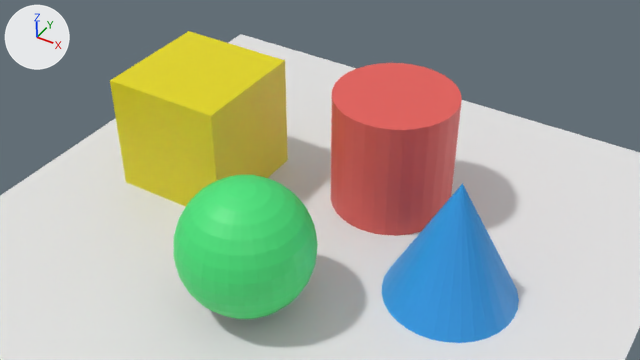
The Blender file app/src/public/3d/simple-scene.blend: old version first, new version second.
The view is the same before and after, from the file's camera 'Camera'. Arrows for +X, +Y and +Z are at upper left; the lights stay in place.

The scene before the commit, as lines of its bpy script (objects in view):
```python
me_cube = bpy.data.meshes.new('Cube')
me_cube.from_pydata(...)  # a box spanning x -1.0..1.0, y -1.0..1.0, z -1.0..1.0
me_cube.materials.append(mat_yellow)  # yellow #e7db00
me_cylinder = bpy.data.meshes.new('Cylinder')
me_cylinder.from_pydata(...)  # a 32-sided cylinder along z spanning x -1.0..1.0, y -1.0..1.0, z -1.0..1.0
me_cylinder.materials.append(mat_red)  # red #e75f59
me_plane = bpy.data.meshes.new('Plane')
me_plane.from_pydata([(-1.0, -1.0, 0.0), (1.0, -1.0, 0.0), (-1.0, 1.0, 0.0), (1.0, 1.0, 0.0)], [], [(0, 1, 3, 2)])
me_plane.materials.append(mat_grey)  # white #e7e7e7
ob_cube = bpy.data.objects.new('Cube', me_cube)
ob_cube.location = (-2.45, 0.49, 1.0)
ob_cylinder = bpy.data.objects.new('Cylinder', me_cylinder)
ob_cylinder.location = (0.61, 1.49, 1.0)
ob_plane = bpy.data.objects.new('Plane', me_plane)
ob_plane.location = (0.0, 0.0, 0.0)
ob_plane.scale = (5.0, 5.0, 5.0)
# also in view: 'Sphere' at (0.0, -1.74, 1.0); 'Cone' at (2.43, -0.09, 1.0)
```
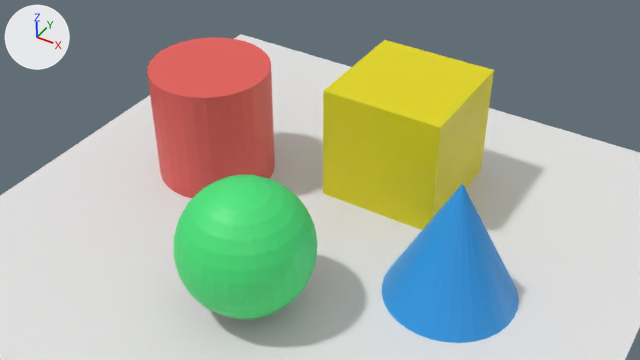
Where the change shows, as pixel boxes [x1, y1, x2, y2] in the pictures (640 x 360 px):
'Cube', moved
    before: [110, 31, 288, 206]
    after: [323, 40, 494, 230]
'Cylinder', moved
    before: [331, 63, 462, 236]
    after: [147, 37, 275, 199]

The change in detail:
Object 'Cube' (ob_cube) moves from (-2.45, 0.49, 1.0) to (0.59, 1.99, 1.0).
Object 'Cylinder' (ob_cylinder) moves from (0.61, 1.49, 1.0) to (-2.4, 0.69, 1.0).
